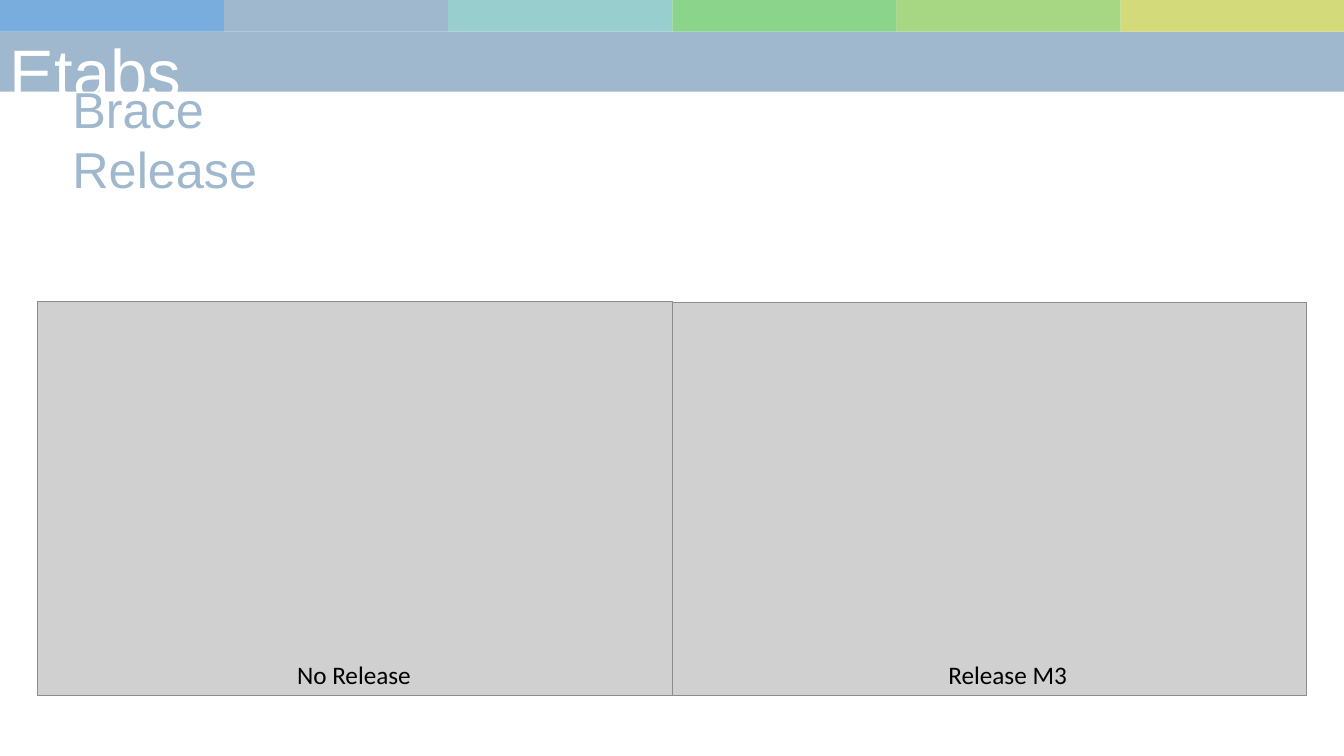
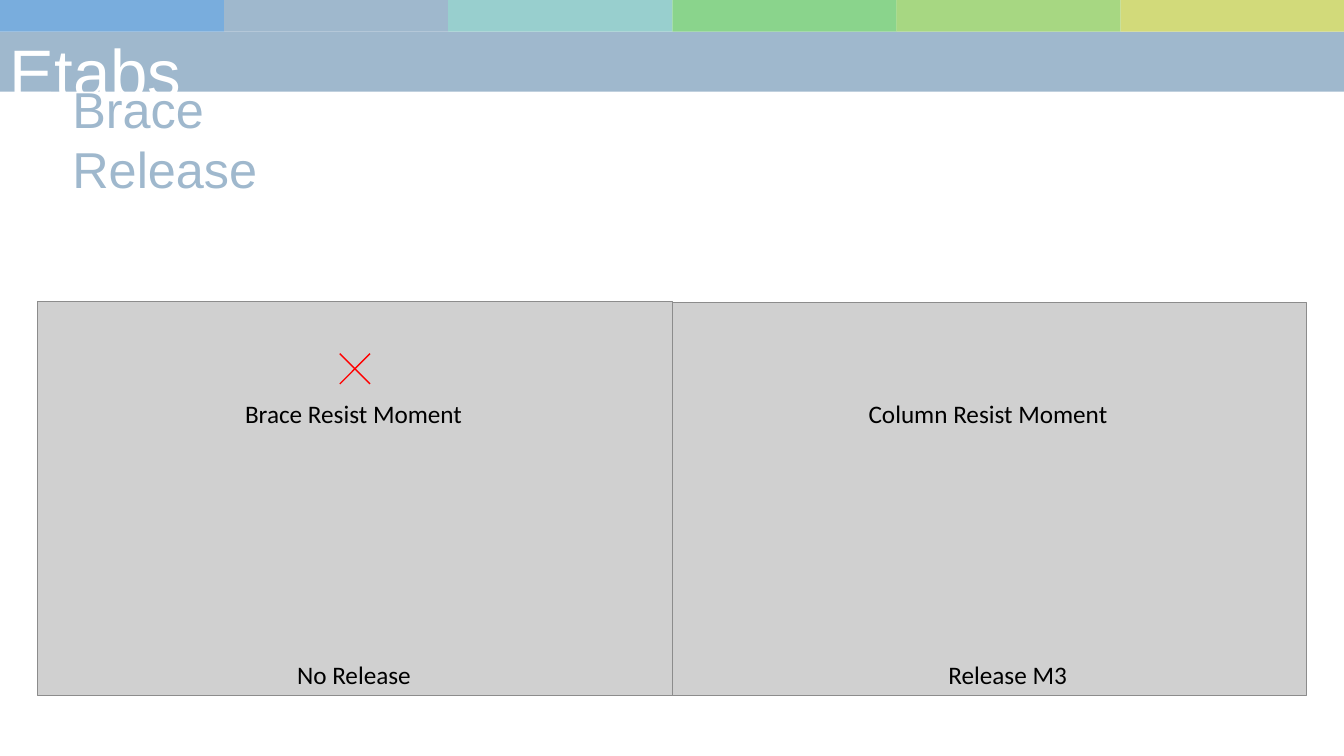
Before and after one commit to skyran1278/matlab, a slide deck: slide 12 of 10-pa/project/20190102.pptx. Drawn at 1344x756 pixels with LibreOffice and Linux fonts; fonts in the diff are those of the drawing; grey boxes stand for pictures. Boxes give left, top, right and bottom in pixels: in the first picture for what was removed or moved away, otherwise in the second. Text is boxed around its words. In the diff, an @@ line names an element or a change of style, - is before the commit and + after.

```diff
--- a/10-pa/project/20190102.pptx
+++ b/10-pa/project/20190102.pptx
@@ line added from (340, 354) to (370, 384), #FF0000 1 pt @@
@@ line added from (370, 354) to (340, 384), #FF0000 1 pt @@
@@ text added at <box>245,405,462,423</box>, 18 pt, text #000000 @@
+Brace Resist Moment
@@ text added at <box>869,405,1107,423</box>, 18 pt, text #000000 @@
+Column Resist Moment
```
Also in this commit, not shown: 10 other slides changed, 5 slides added, 2 slides removed, 5 other files.
